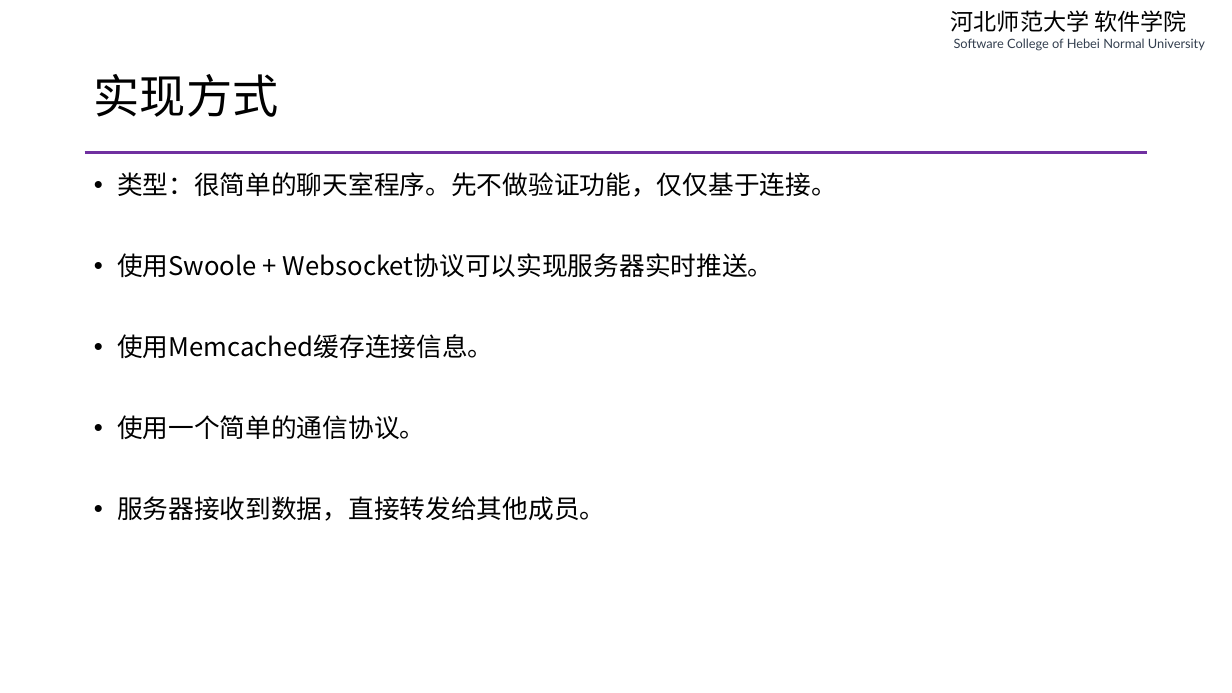
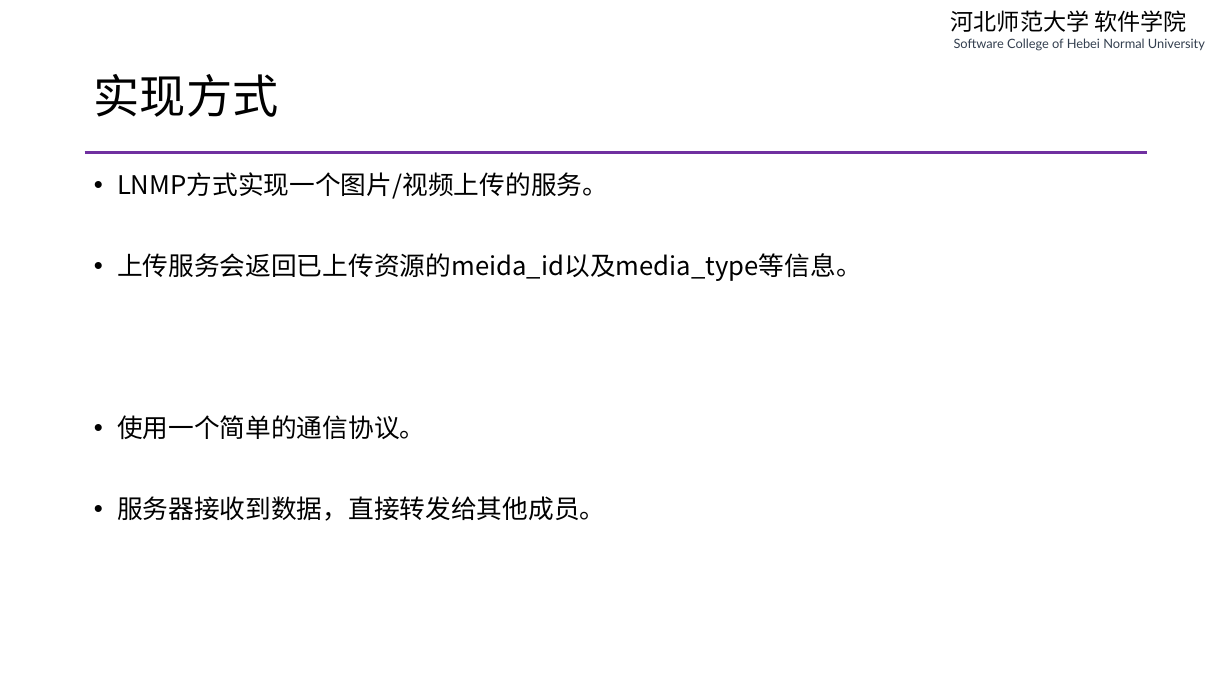
Before and after one commit to edu2act/course-php-serverside-development-on-linux, a slide deck: slide 2 of materials/slides/ch14-how-to-send-image-and-video.pptx. Drawn at 1232x693 pixels with LibreOffice and Linux fonts; fonts in the diff are those of the drawing. Boxes give left, top, right and bottom in pixels: in the first picture for what was removed or moved away, otherwise in the second. Text is boxed around its words. In the diff, an @@ line names an element or a change of style, - is before the commit and + after.

```diff
--- a/materials/slides/ch14-how-to-send-image-and-video.pptx
+++ b/materials/slides/ch14-how-to-send-image-and-video.pptx
@@ text at box(117, 172, 862, 281): text changed @@
-• 类型：很简单的聊天室程序。先不做验证功能，仅仅基于连接。
-• 使用Swoole + Websocket协议可以实现服务器实时推送。
-• 使用Memcached缓存连接信息。
+• LNMP方式实现一个图片/视频上传的服务。
+• 上传服务会返回已上传资源的meida_id以及media_type等信息。
```
Also in this commit, not shown: 3 other files.
